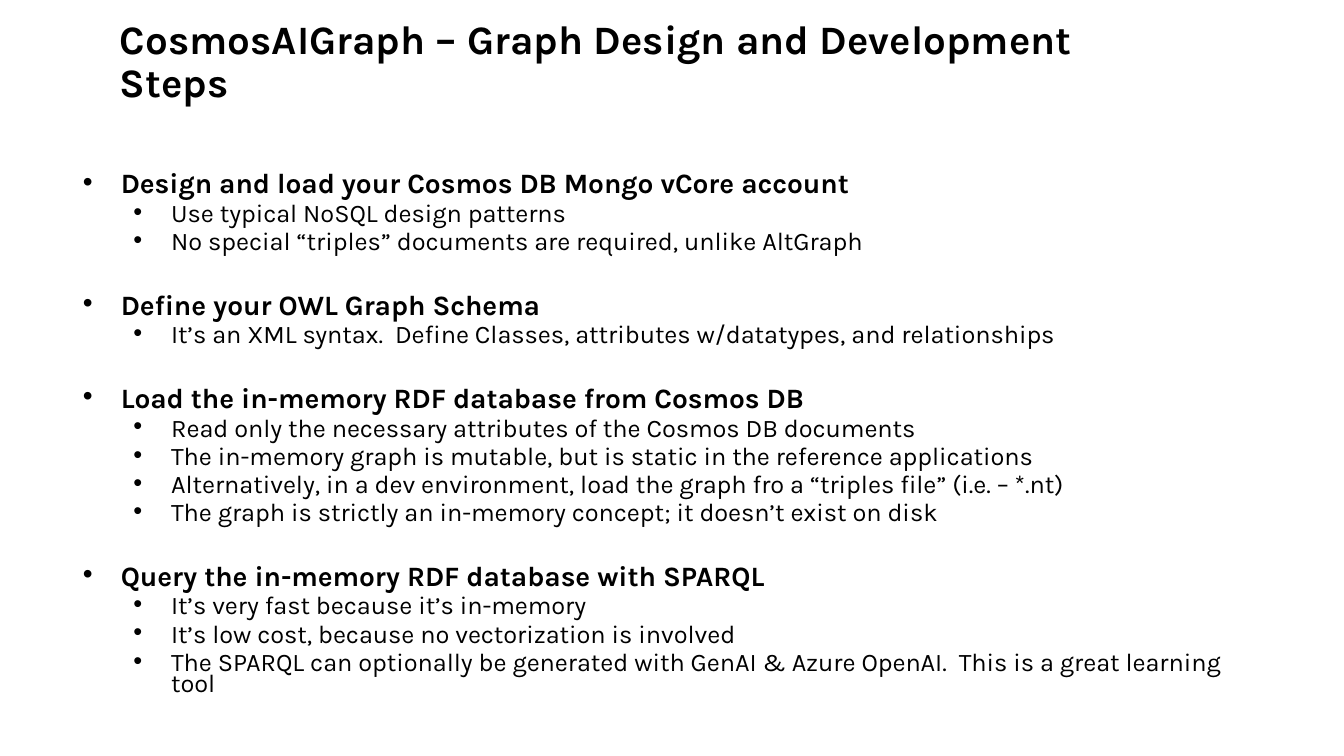
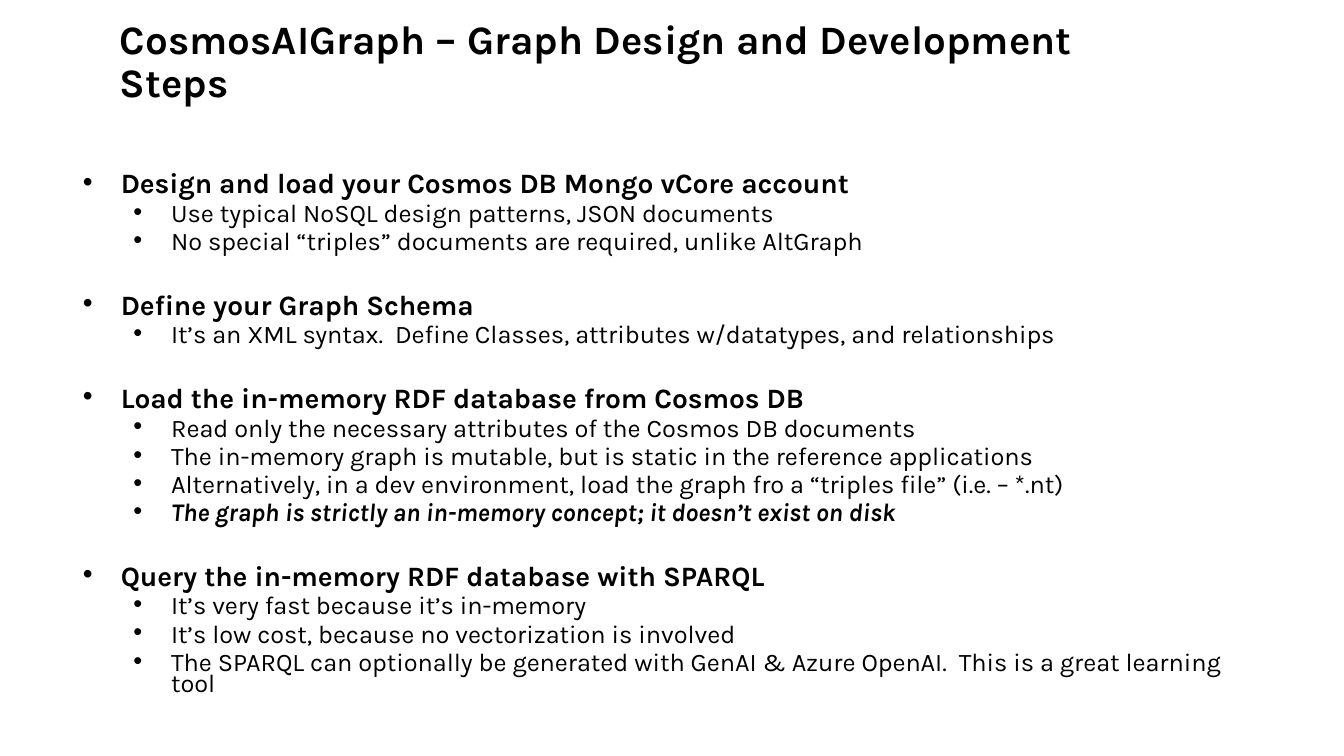
Before and after one commit to cjoakim/CosmosAIGraph, a slide deck: slide 5 of presentations/CosmosAIGraph-v2.pptx. Drawn at 1344x756 pixels with LibreOffice and Linux fonts; fonts in the diff are those of the drawing. Boxes give left, top, right and bottom in pixels: in the first picture for what was removed or moved away, otherwise in the second. Text is boxed around its words. In the diff, an @@ line names an element or a change of style, - is before the commit and + after.

```diff
--- a/presentations/CosmosAIGraph-v2.pptx
+++ b/presentations/CosmosAIGraph-v2.pptx
@@ subtitle at (x1=171, y1=204, x2=774, y2=229): text changed @@
-  • Use typical NoSQL design patterns
+  • Use typical NoSQL design patterns, JSON documents
@@ subtitle at (x1=121, y1=295, x2=474, y2=322): text changed @@
-• Define your OWL Graph Schema
+• Define your Graph Schema
@@ subtitle at (x1=171, y1=499, x2=895, y2=528): bold on, italic on in "The graph is strictly an in-memory concept; ..." @@
```
Also in this commit, not shown: 2 other slides changed, 1 other file.
